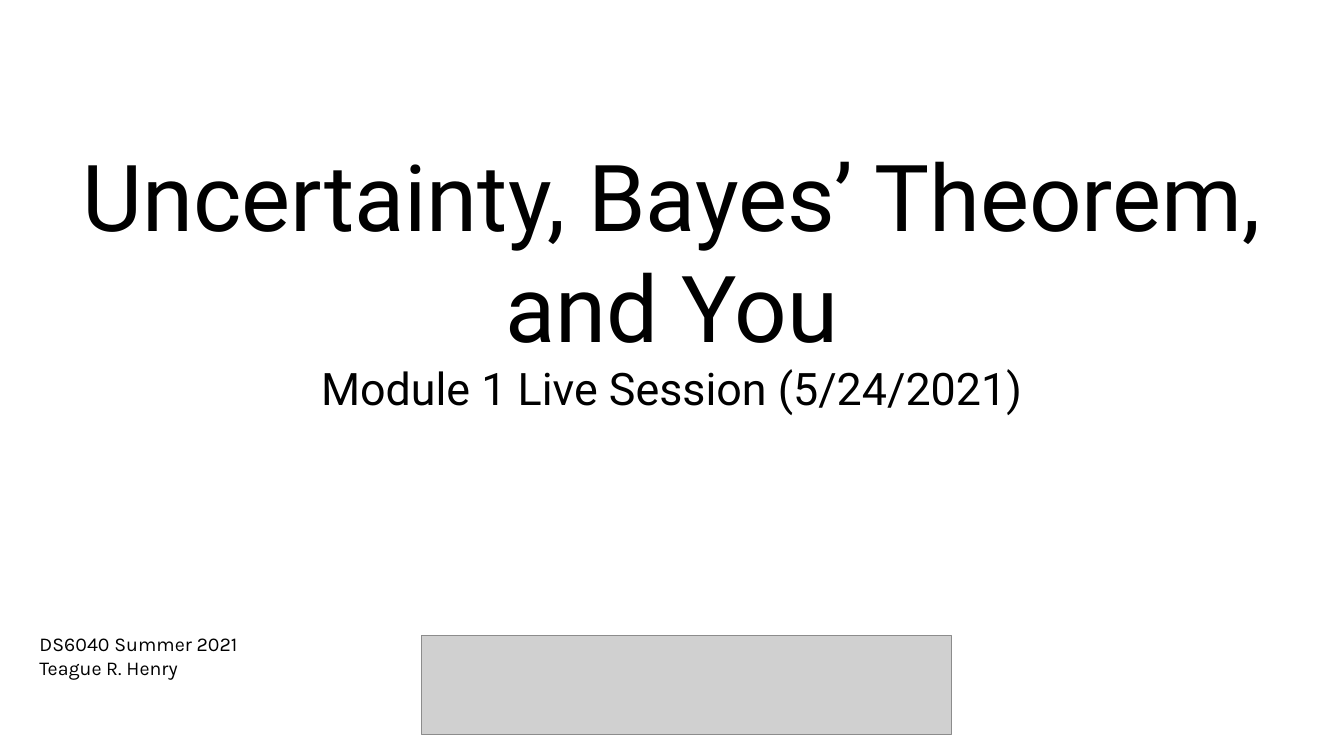
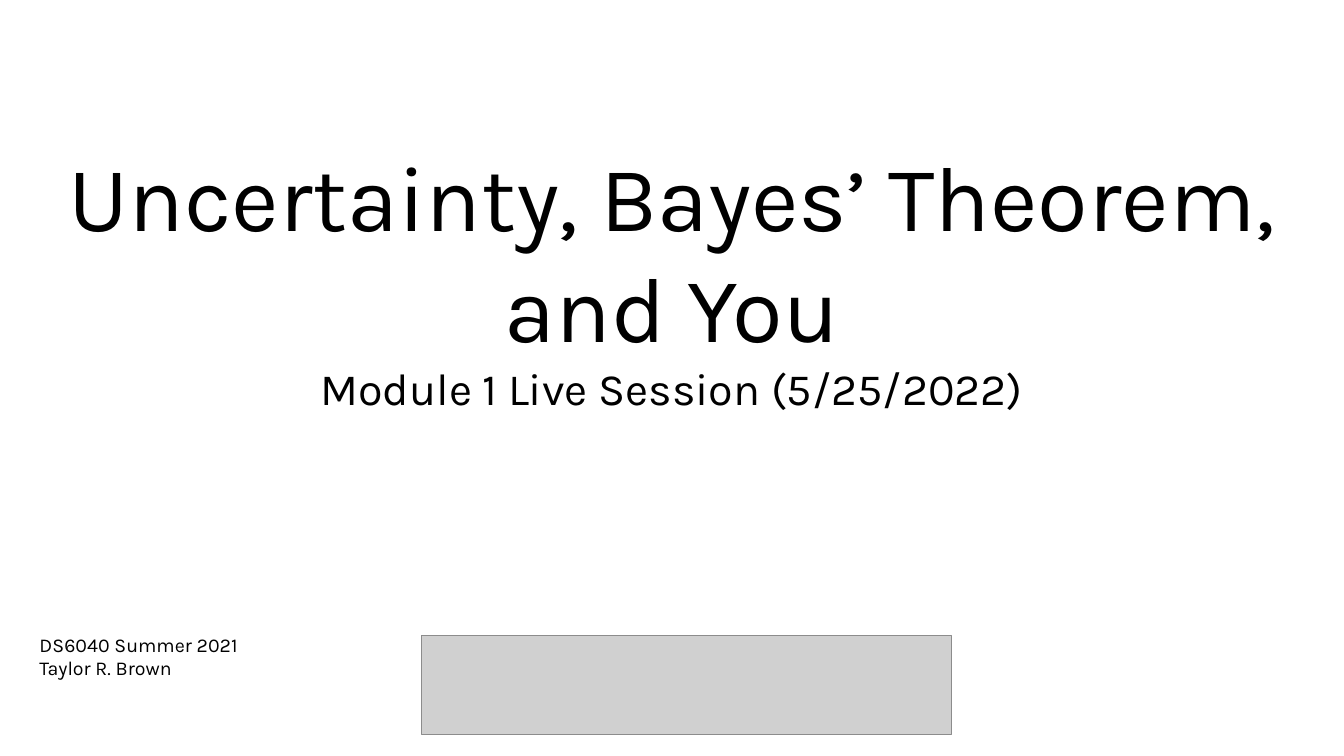
Before and after one commit to abogdan22/ds-6040, a slide deck: slide 1 of slides/module1.pptx. Drawn at 1344x756 pixels with LibreOffice and Linux fonts; fonts in the diff are those of the drawing; grey boxes stand for pictures. Boxes give left, top, right and bottom in pixels: in the first picture for what was removed or moved away, otherwise in the second. Text is boxed around its words. In the diff, an @@ line names an element or a change of style, - is before the commit and + after.

```diff
--- a/slides/module1.pptx
+++ b/slides/module1.pptx
@@ text at [68, 167, 1275, 343]: font Roboto to Karla in "Uncertainty, Bayes’ Theorem, and You" @@
@@ text at [320, 372, 1022, 410]: text changed; font Roboto to Karla @@
-Module 1 Live Session (5/24/2021)
+Module 1 Live Session (5/25/2022)
@@ text at [39, 661, 172, 680]: text changed @@
-Teague R. Henry
+Taylor R. Brown
```
Also in this commit, not shown: 21 other slides changed, 1 other file.
